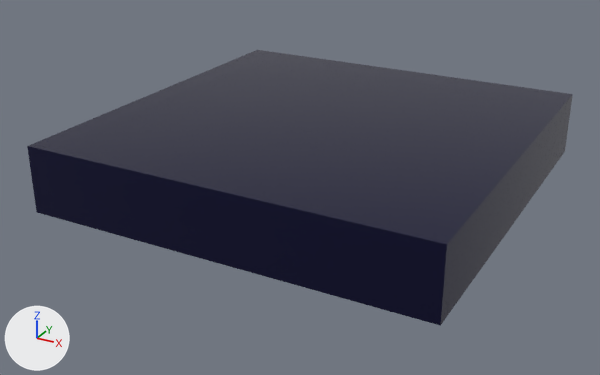
A saved change to the glTF model public/assets/pusher.glb.
Before and after are seen from a 50 mm camera at (0.539, -1.053, 0.454) aimed at (-0.02, -0.038, -0.053). Arrows for +X, +Y and +Z are at lower left; the lights stay in place.

The first picture shows 'door', 'platform'.
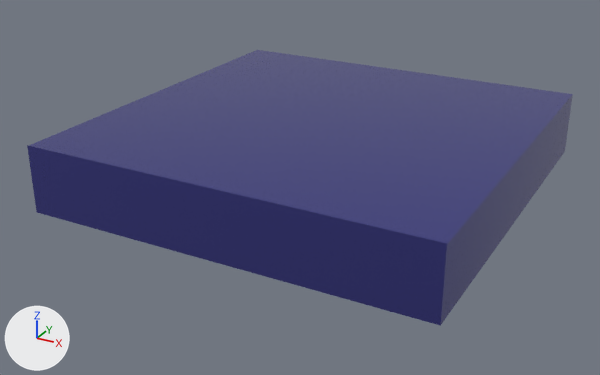
Pixel boxes [x1, y1, x2, y2] of what changed, in the pictures (600 x 375 px):
```json
{"object": "platform", "change": "recoloured", "before": [27, 50, 573, 326], "after": [27, 50, 573, 326]}
{"object": "door", "change": "recoloured", "before": [33, 153, 439, 323], "after": [33, 153, 439, 323]}
```

The change, as JSON lines over the scene's bpy script:
```json
{"op": "set", "path": "mat_platform.base_color", "old": "(0.02, 0.0201, 0.0751)", "new": "(0.0867, 0.0868, 0.383)", "note": "dark blue #27274d -> blue #5353a6"}
```
